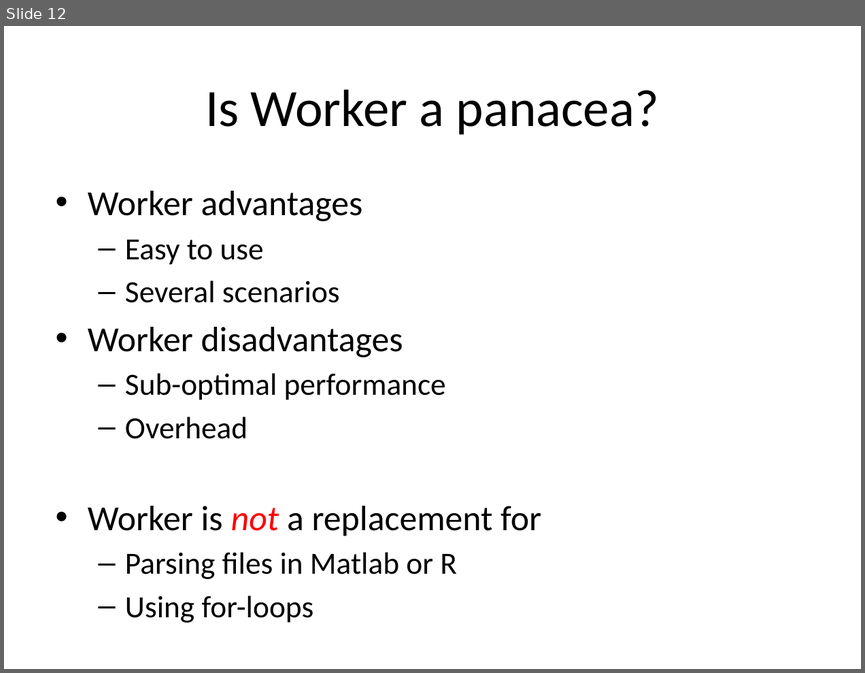
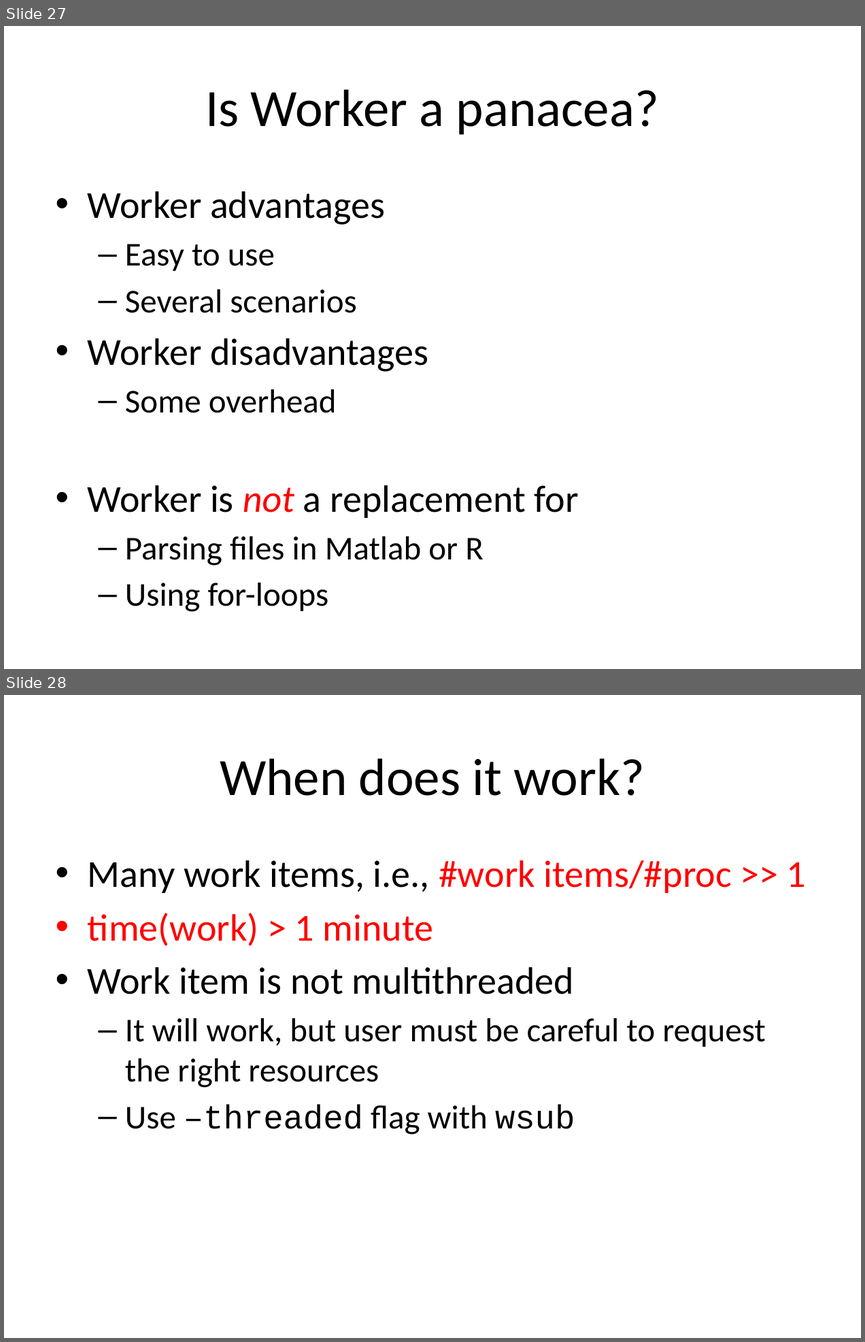
Before and after one commit to gjbex/worker, a slide deck: doc/worker.pptx. Shown one above the other, each under a label of ours: slide 12 before the commit, slides 27 and 28 after it. The pictures are 865x673 and 865x1342 pixels, drawn with LibreOffice and Linux fonts; fonts in the diff are those of the drawing. Boxes give left, top, right and bottom in pixels: in the first picture for what was removed or moved away, otherwise in the second. Text is boxed around its words. In the diff, an @@ line names an element or a change of style, - is before the commit and + after.

```diff
--- a/doc/worker.pptx
+++ b/doc/worker.pptx
@@ slide 28 added at (4,695,861,1338), background #FFFFFF @@
@@ title added at (220,758,645,796), 44 pt, text #000000 @@
+When does it work?
@@ text added at (88,860,806,1134), 32 pt, text #000000 @@
+• Many work items, i.e., #work items/#proc >> 1
+• time(work) > 1 minute
+• Work item is not multithreaded
+  – It will work, but user must be careful to request the right resources
+  – Use –threaded flag with wsub
@@ what was slide 12 is now slide 27 @@
@@ slide 27 changed as well @@
@@ text at (88,191,579,611): size 29.6 to 32 pt in "Worker advantages", "Worker disadvantages", "Worker is not a replacement for"; size 25.9 to 28 pt in "Easy to use", "Several scenarios", "Parsing files in Matlab or R", "Using for-loops" @@
@@ text at (125,389,337,413): text changed; size 25.9 to 28 pt @@
-  – Sub-optimal performance
-  – Overhead
+  – Some overhead
```
Also in this commit, not shown: 8 other slides changed, 17 other slides added.
